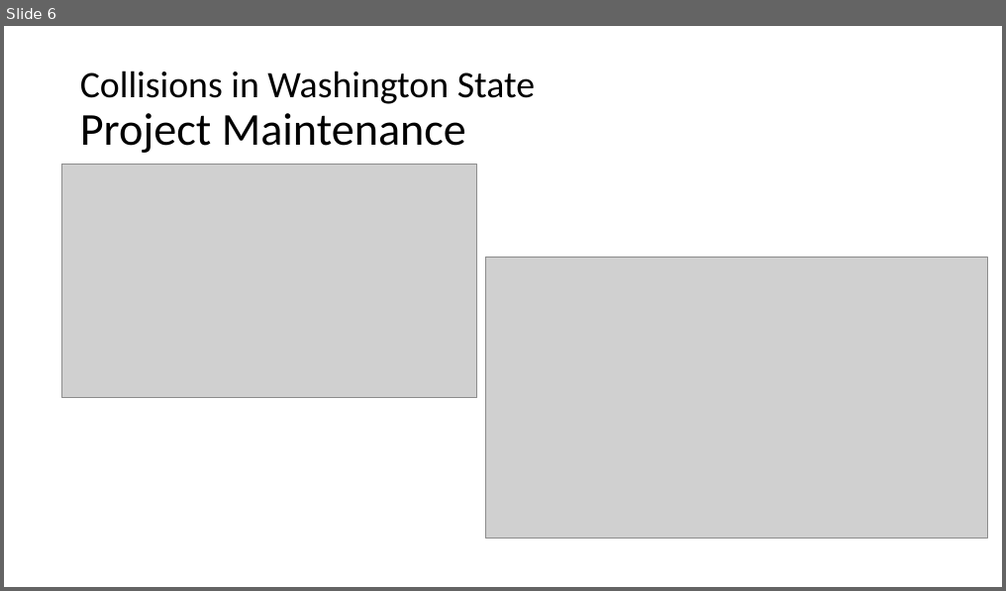
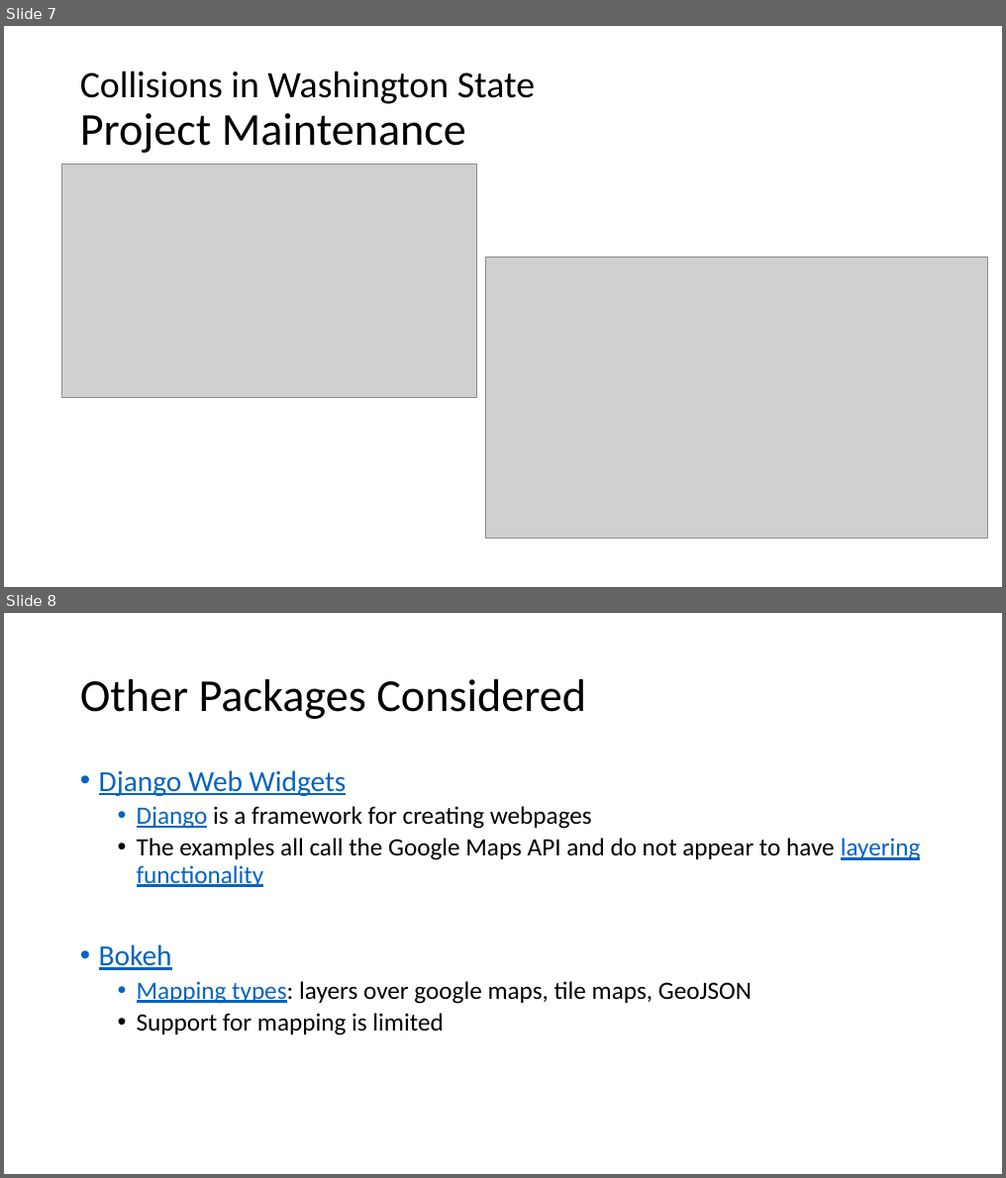
Before and after one commit to gdc3000/wa_collisions, a slide deck: doc/Technology_Review_Presentation.pptx. Shown one above the other, each under a label of ours: slide 6 before the commit, slides 7 and 8 after it. The pictures are 1006x591 and 1006x1178 pixels, drawn with LibreOffice and Linux fonts; fonts in the diff are those of the drawing; grey boxes stand for pictures. Boxes give left, top, right and bottom in pixels: in the first picture for what was removed or moved away, otherwise in the second. Text is boxed around its words. In the diff, an @@ line names an element or a change of style, - is before the commit and + after.

```diff
--- a/doc/Technology_Review_Presentation.pptx
+++ b/doc/Technology_Review_Presentation.pptx
@@ slide 8 added at bbox=[4, 613, 1002, 1174], background #FFFFFF @@
@@ title added at bbox=[80, 679, 586, 719], 44 pt, text #000000 @@
+Other Packages Considered
@@ text added at bbox=[99, 770, 921, 1036], 24 pt, text #000000 @@
+• Django Web Widgets
+  • Django is a framework for creating webpages
+  • The examples all call the Google Maps API and do not appear to have layering functionality
+• Bokeh
+  • Mapping types: layers over google maps, tile maps, GeoJSON
+  • Support for mapping is limited
@@ what was slide 6 is now slide 7 @@
```
Also in this commit, not shown: 1 other slide added.
